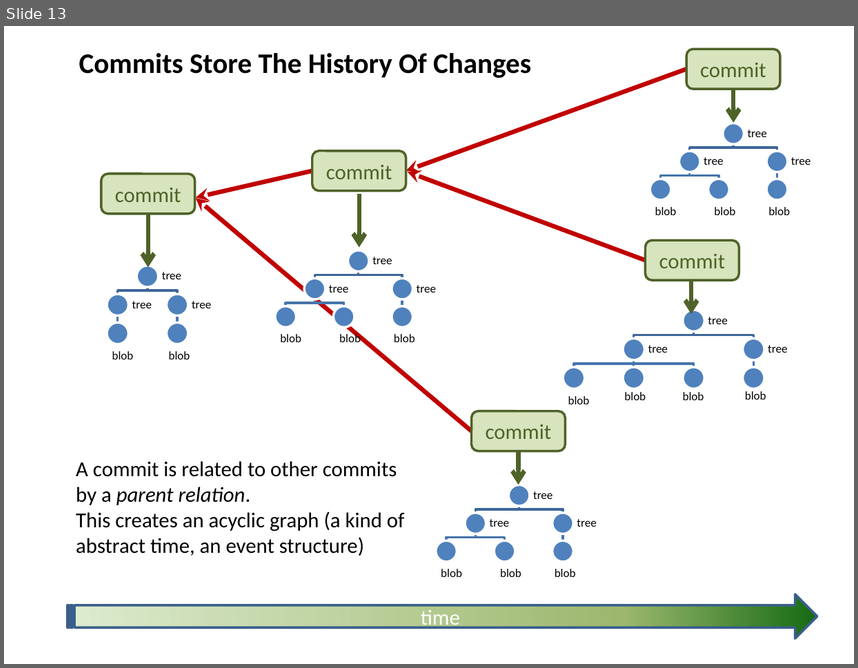
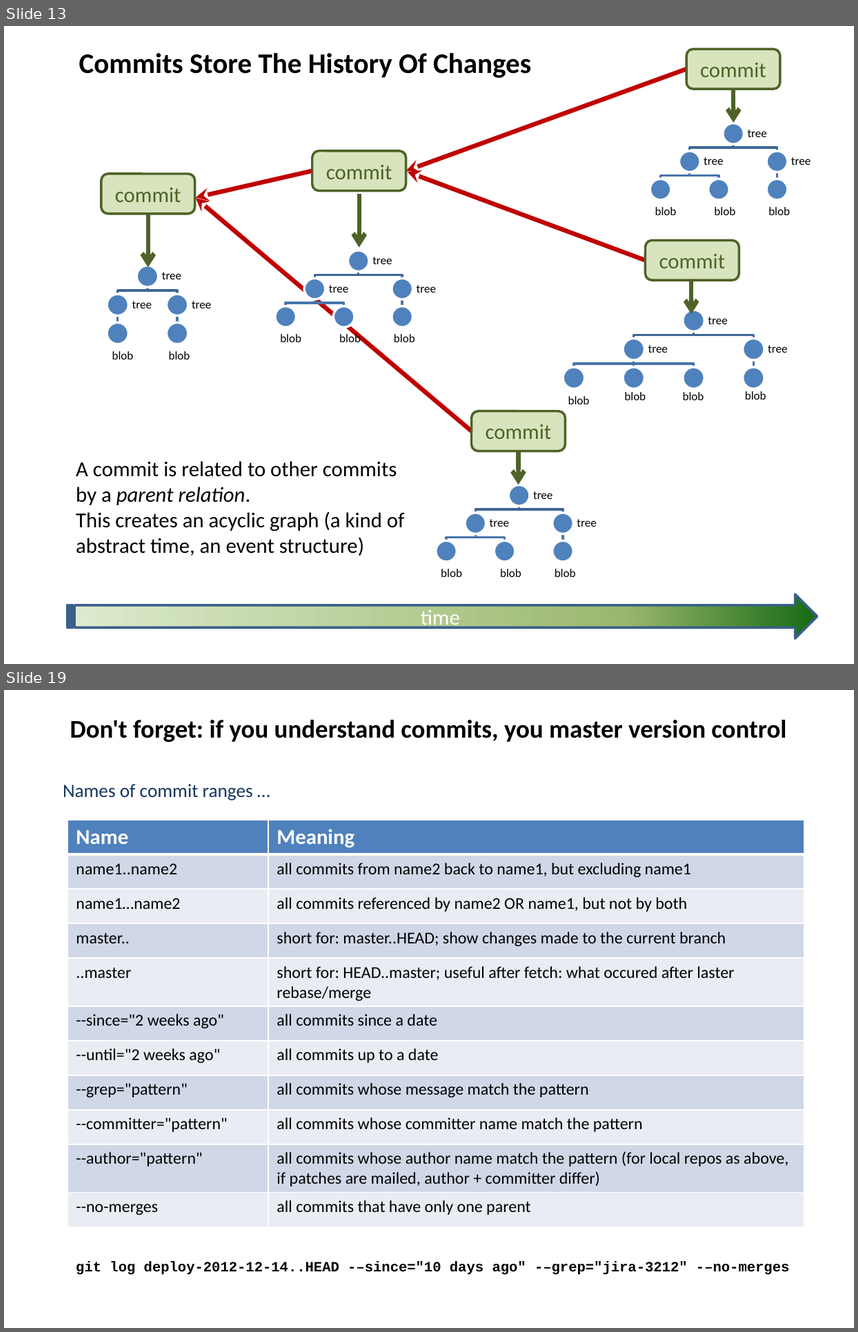
Before and after one commit to hanbei/git_tutorial, a slide deck: architektur.pptx. Shown one above the other, each under a label of ours: slide 13 before the commit, slides 13 and 19 after it; the slides between them are not shown. The pictures are 858x668 and 858x1332 pixels, drawn with LibreOffice and Linux fonts; fonts in the diff are those of the drawing. Boxes give left, top, right and bottom in pixels: in the first picture for what was removed or moved away, otherwise in the second. Text is boxed around its words. In the diff, an @@ line names an element or a change of style, - is before the commit and + after.

```diff
--- a/architektur.pptx
+++ b/architektur.pptx
@@ slide 19 added at bbox=[4, 690, 854, 1328], background #FFFFFF @@
@@ title added at bbox=[70, 720, 786, 742], 21.6 pt, text #000000, bold @@
+Don't forget: if you understand commits, you master version control
@@ subtitle added at bbox=[63, 784, 253, 800], 16 pt, text #17375E @@
+Names of commit ranges …
@@ table added at bbox=[67, 820, 804, 1226], 11 rows, 2 columns @@
+Name | Meaning
+name1..name2 | all commits from name2 back to name1, but excluding name1
+name1…name2 | all commits referenced by name2 OR name1, but not by both
+master.. | short for: master..HEAD; show changes made to the current branch
+..master | short for: HEAD..master; useful after fetch: what occured after laster rebase/merge
+--since="2 weeks ago" | all commits since a date
+--until="2 weeks ago" | all commits up to a date
+--grep="pattern" | all commits whose message match the pattern
+--committer="pattern" | all commits whose committer name match the pattern
+--author="pattern" | all commits whose author name match the pattern (for local repos as above, if patches are mailed, author + committer differ)
+--no-merges | all commits that have only one parent
@@ text added at bbox=[76, 1261, 789, 1274], 12 pt, text #000000, bold @@
+git log deploy-2012-12-14..HEAD -–since="10 days ago" -–grep="jira-3212" -–no-merges
```
Also in this commit, not shown: 8 slides changed, 3 other slides added.
